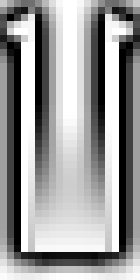
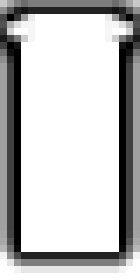
Layers edited between the first and the second 140 x 280 image:
renamed "spanner copy" to "Background copy", painted on it over [0, 0, 140, 273]
removed layer "bar - right copy" over [28, 7, 112, 252]
removed layer "bg" (3rd of 3) over [0, 0, 140, 280]
